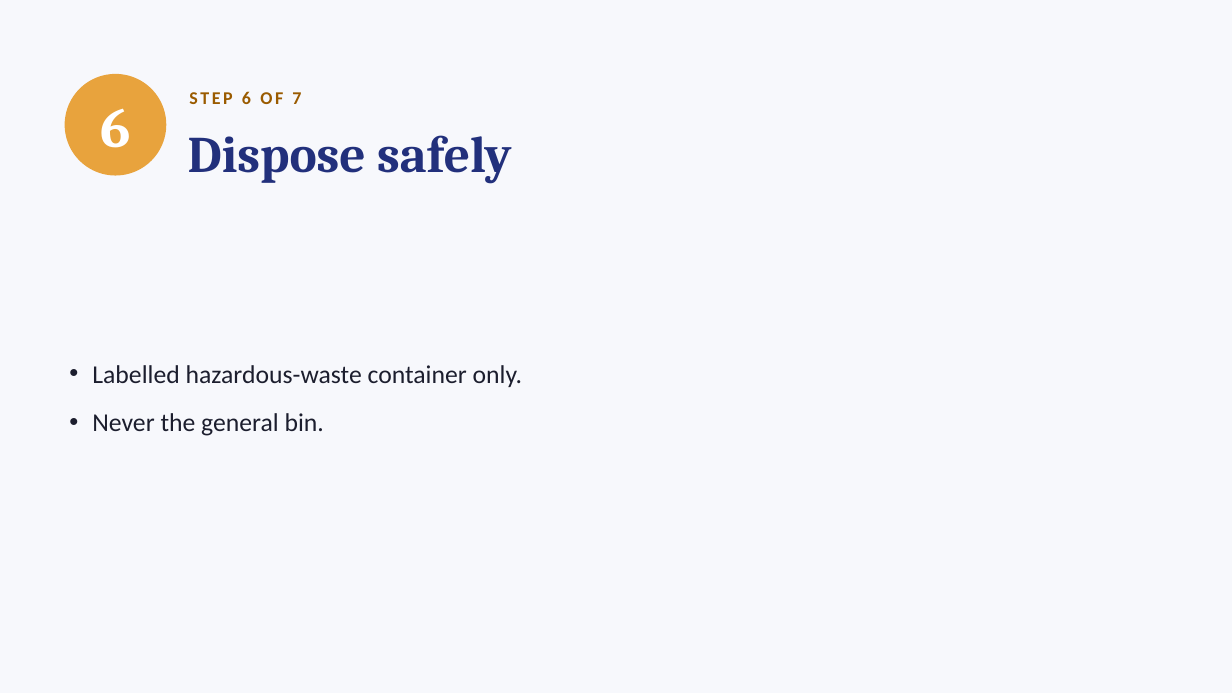
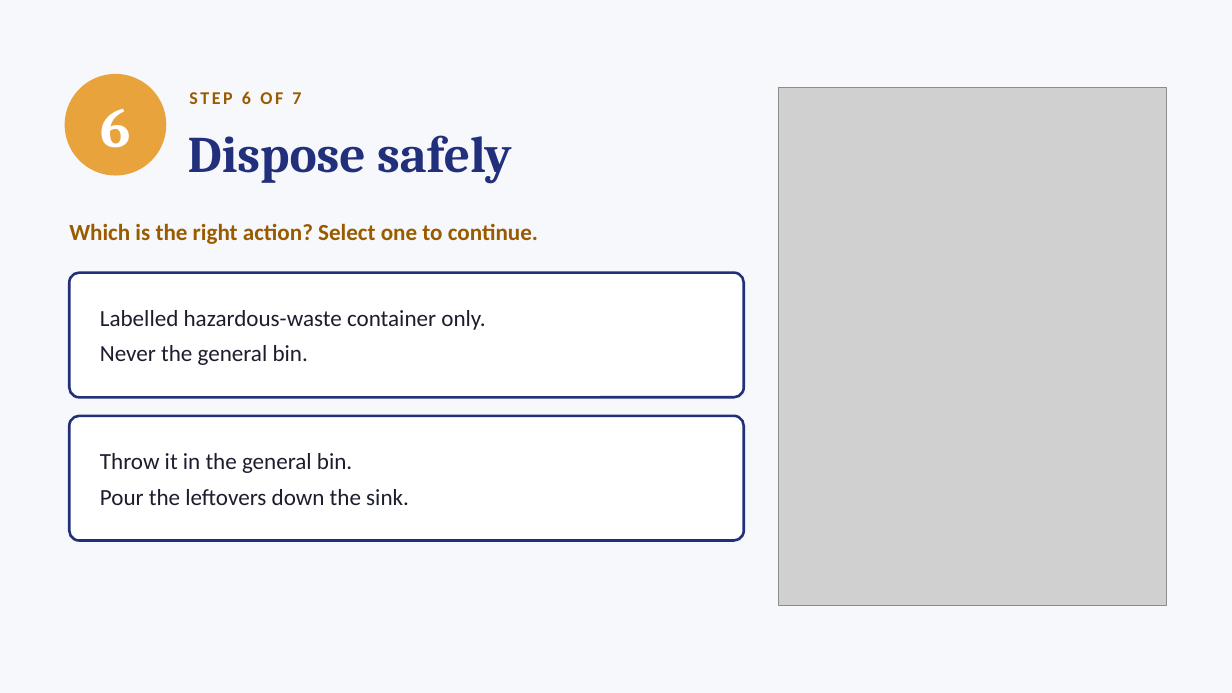
Before and after one commit to ProfeAnaEslavaEdTech/eLearningportfolio, a slide deck: slide 7 of assets/Spill-7-Steps.pptx. Drawn at 1232x693 pixels with LibreOffice and Linux fonts; fonts in the diff are those of the drawing; grey boxes stand for pictures. Boxes give left, top, right and bottom in pixels: in the first picture for what was removed or moved away, otherwise in the second. Text is boxed around its words. In the diff, an @@ line names an element or a change of style, - is before the commit and + after.

```diff
--- a/assets/Spill-7-Steps.pptx
+++ b/assets/Spill-7-Steps.pptx
@@ picture added at (779,88,1167,605) @@
@@ text added at (69,223,538,244), 18 pt, text #9A5B00, bold @@
+Which is the right action? Select one to continue.
@@ rounded rectangle "Labelled hazardous-waste container only.": place and size @@
-rounded rectangle "Labelled hazardous-waste container only." at (92,365,522,436)
+rounded rectangle "Labelled hazardous-waste container only." at (69,273,744,397)
@@ rounded rectangle "Labelled hazardous-waste container only." at (69,273,744,397): size 20 to 18 pt; bullet • to none; less space between paragraphs; fill none to #FFFFFF; outline none to #22307C 2 pt @@
@@ rounded rectangle added at (69,416,744,541), fill #FFFFFF, outline #22307C 2 pt, 18 pt, text #1C1E2E @@
+Throw it in the general bin.
+Pour the leftovers down the sink.
```
Also in this commit, not shown: 7 other slides changed, 1 slide added, 1 other file.
